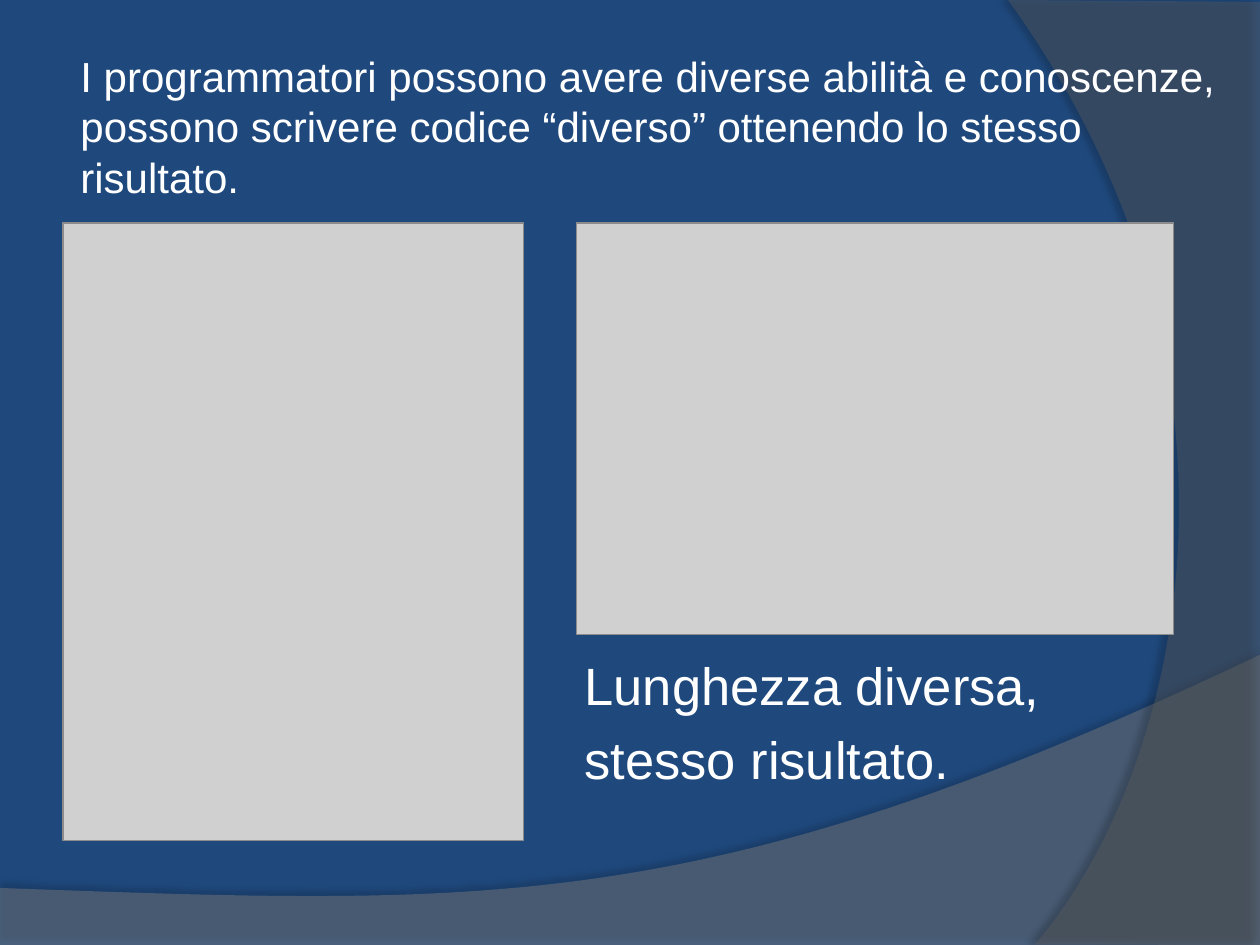
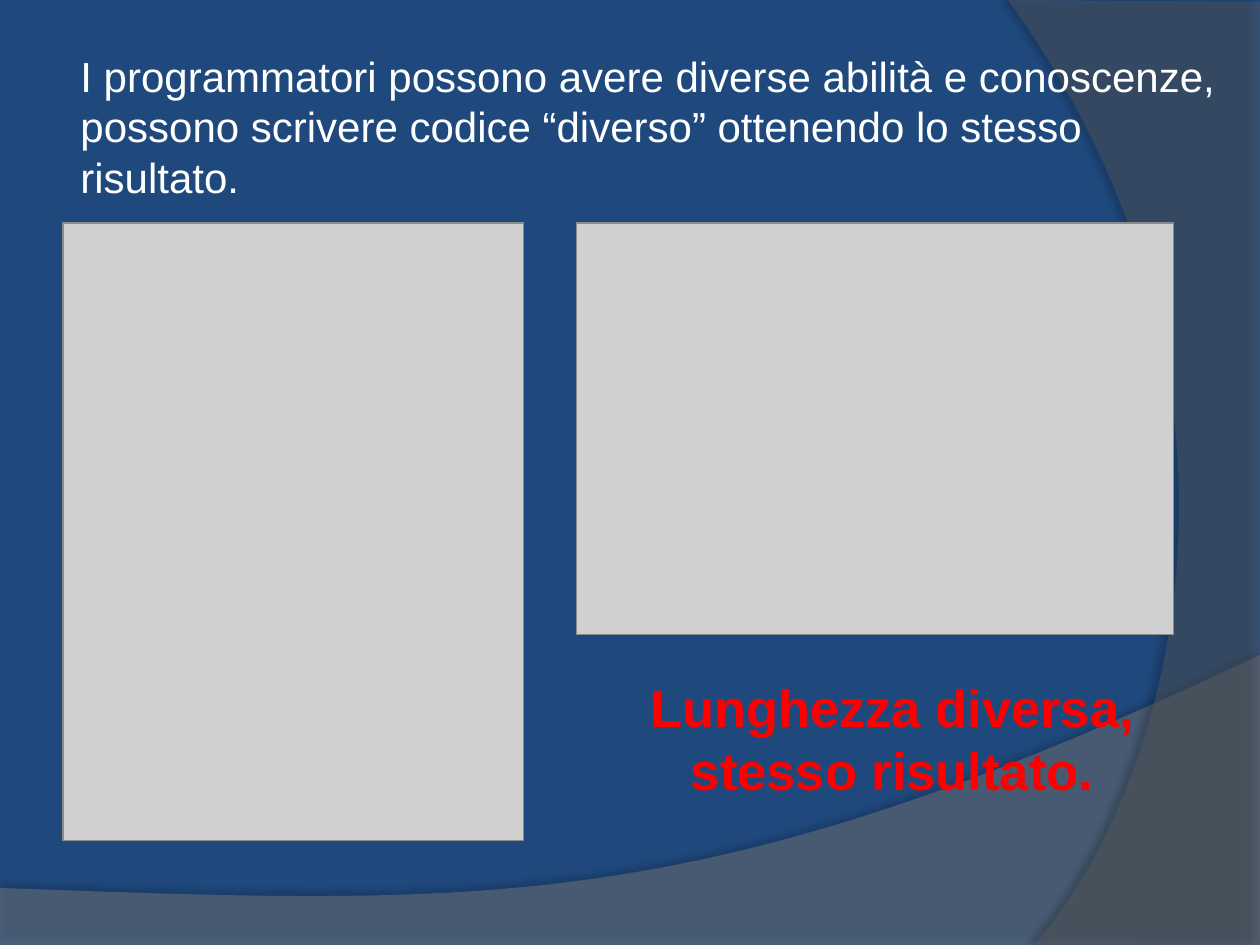
Before and after one commit to yan0z/ISW, a slide deck: slide 7 of Quesito 2 Team/1.ISW-Metrica.pptx. Drawn at 1260x945 pixels with LibreOffice and Linux fonts; fonts in the diff are those of the drawing; grey boxes stand for pictures. Boxes give left, top, right and bottom in pixels: in the first picture for what was removed or moved away, otherwise in the second. Text is boxed around its words. In the diff, an @@ line names an element or a change of style, - is before the commit and + after.

```diff
--- a/Quesito 2 Team/1.ISW-Metrica.pptx
+++ b/Quesito 2 Team/1.ISW-Metrica.pptx
@@ text at [584, 667, 1040, 780]: paragraphs removed @@
-Lunghezza diversa,
-stesso risultato.
@@ text added at [650, 689, 1134, 801], 30 pt, text #FF0000, bold @@
+Lunghezza diversa, stesso risultato.
```
Also in this commit, not shown: 4 other slides changed, 3 slides added, 8 other files.
